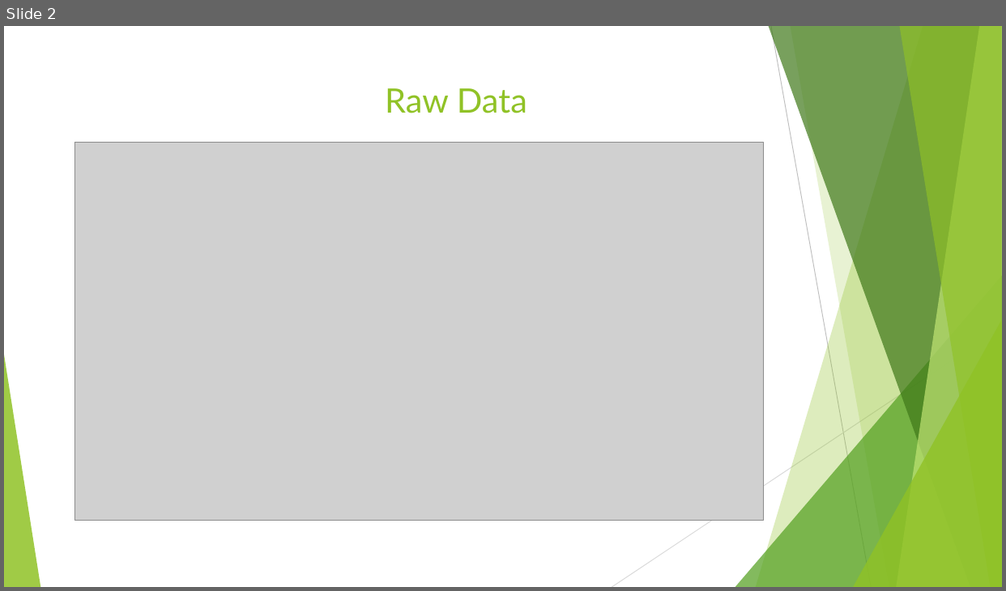
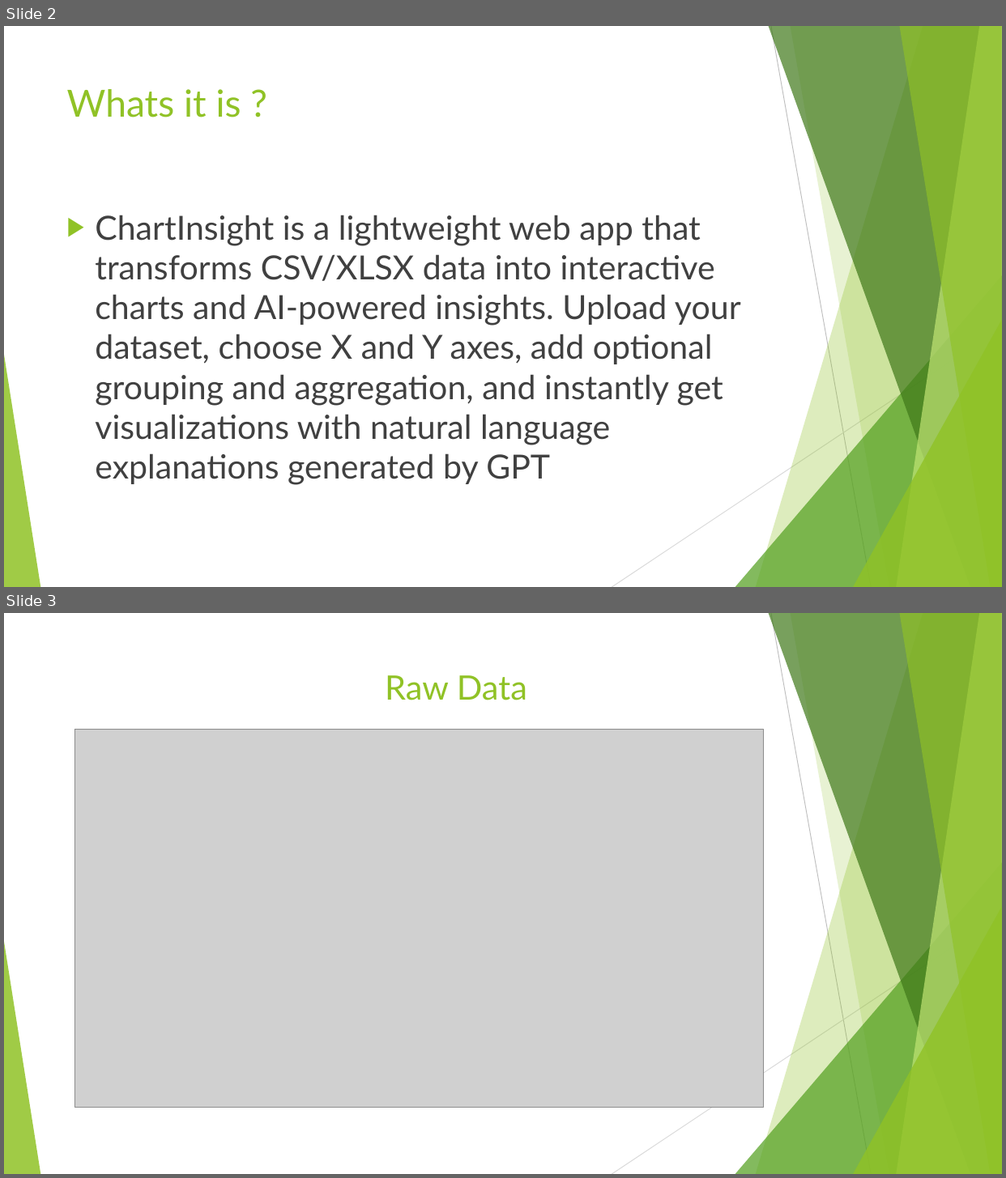
Before and after one commit to kukuhtw/chartinsight, a slide deck: ChartInsight.pptx. Shown one above the other, each under a label of ours: slide 2 before the commit, slides 2 and 3 after it. The pictures are 1006x591 and 1006x1178 pixels, drawn with LibreOffice and Linux fonts; fonts in the diff are those of the drawing; grey boxes stand for pictures. Boxes give left, top, right and bottom in pixels: in the first picture for what was removed or moved away, otherwise in the second. Text is boxed around its words. In the diff, an @@ line names an element or a change of style, - is before the commit and + after.

```diff
--- a/ChartInsight.pptx
+++ b/ChartInsight.pptx
@@ slide 2 added at (x1=4, y1=26, x2=1002, y2=587), background #FFFFFF; not listed: 10 template elements that a slide beside it also shows @@
@@ title added at (x1=67, y1=89, x2=241, y2=118), 36 pt, text #90C226 @@
+Whats it is ?
@@ text added at (x1=95, y1=215, x2=741, y2=485), 32 pt, text #404040 @@
+▶ ChartInsight is a lightweight web app that transforms CSV/XLSX data into interactive charts and AI-powered insights. Upload your dataset, choose X and Y axes, add optional grouping and aggregation, and instantly get visualizations with natural language explanations generated by GPT
@@ what was slide 2 is now slide 3 @@
```
Also in this commit, not shown: 1 slide changed.
